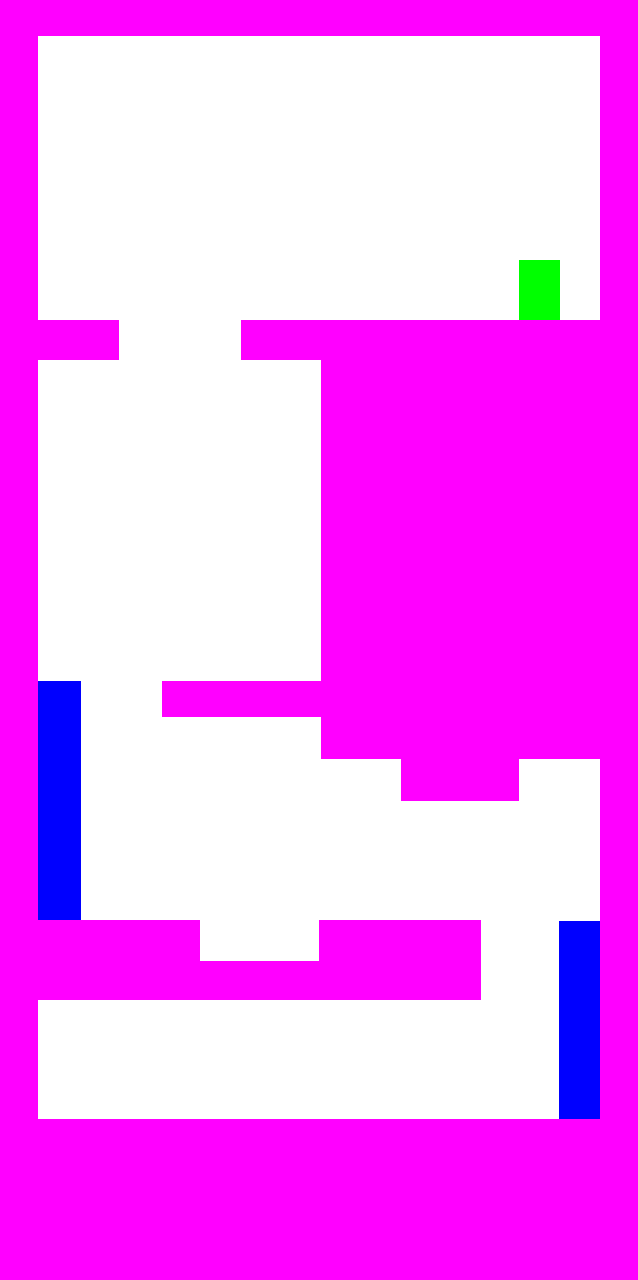
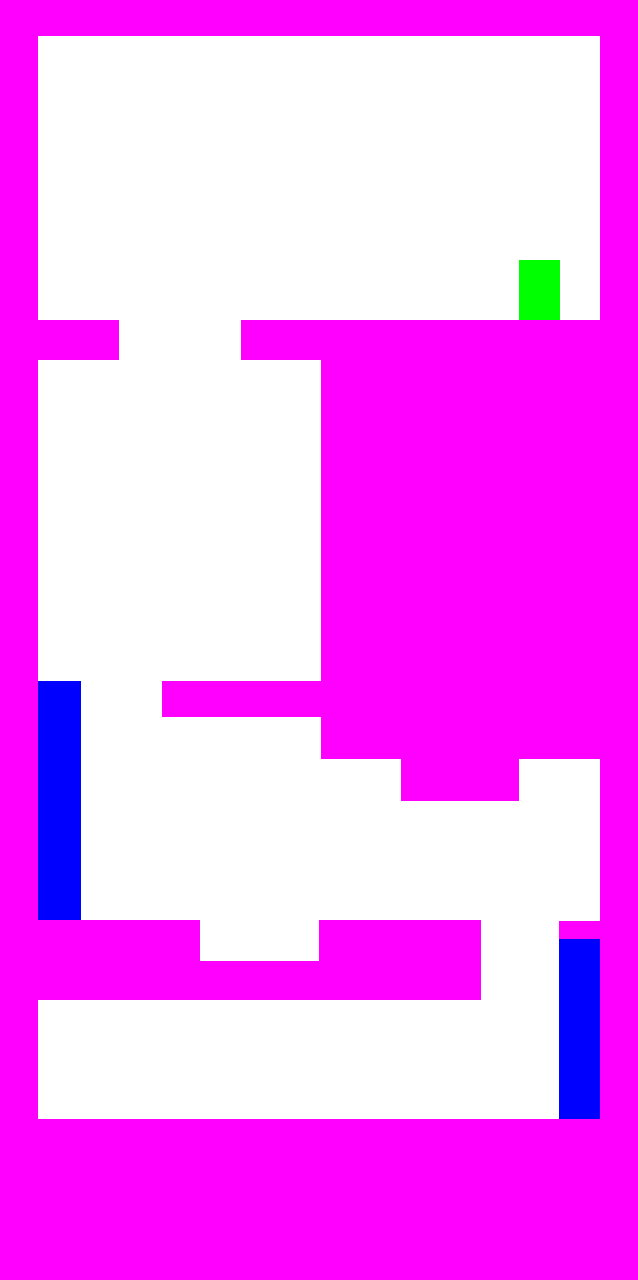
The second 638×1280 image is a revision of the first. Changes to its layers:
painted on "레이어 1" over [559, 921, 600, 939]
